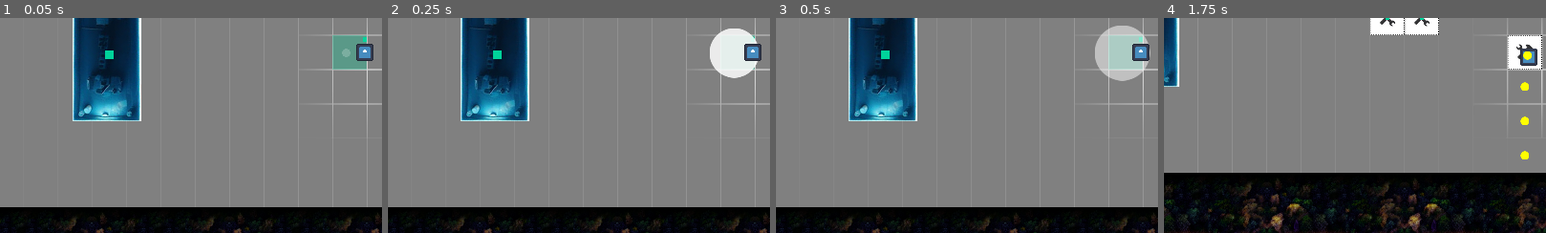
Above: before the commit, frames 1-4 (left to right).
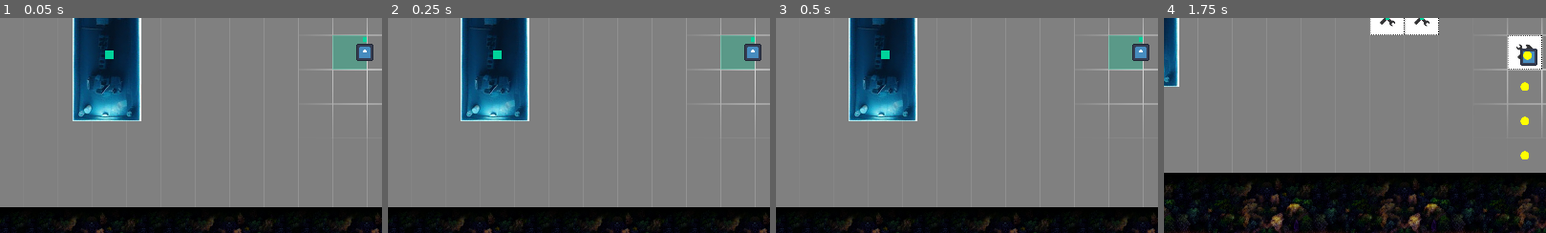
Above: after the commit, the same moments.

Repository: Slushie-Defense/Slushie
Game: Godot game, scene res://Levels/Level1.tscn
The game is run twice, just before and just after one commit, with the same random seed, the same clock (stepped at 60 frames per second) and the same inputs. The engine's default icon, where the game draws it, is replaced by a stand-in: a white triangle on a blue panel in a dark square. Sound files missing from this copy of the repository are replaced by a short silence.
Inputs:
- Up to frame 1 (0.05 s): no input
- Up to frame 2 (0.25 s): no input
- Up to frame 3 (0.5 s): no input
- Up to frame 4 (1.75 s): tap Enter (ui_accept) at 0.5, 0.77, 1.52 s; hold Right (ui_right) 0.53-1.28 s; hold Down (ui_down) from 1.28 s (still down)
The pictures show only the part of the screen within x 2-52%, y 42-92%; the shares and areas given below are measured in that part.

The runs differ from the first frame. In frame 1, less than 0.1% of the frame differs, in the area x 89-92%, y 14-19%; in frame 2, 2.1%; in frame 3, 2.6%, in the area x 83-98%, y 3-30%; in frame 4, nothing differs.

Commit message:
Projectile

Diff:
--- /dev/null
+++ b/Entities/Weapons/Projectile/Projectile.gd
@@ -0,0 +1,16 @@
+extends Node2D
+
+var target_position : Vector2 = Vector2(1280, 720)
+var speed : float = 200  # Adjust the speed as needed
+
+func _process(delta: float):
+	# Calculate the direction vector from the current position to the target position
+	var direction = (target_position - position).normalized()
+
+	# Move the projectile in the calculated direction with a constant speed
+	position += direction * speed * delta
+
+	# Check if the projectile has reached the target
+	if position.distance_to(target_position) < speed * delta:
+		# The projectile has reached the target, so you can handle that here
+		queue_free()  # Destroy the projectile, for example
--- /dev/null
+++ b/Entities/Weapons/Projectile/Projectile.tscn
@@ -0,0 +1,11 @@
+[gd_scene load_steps=3 format=3 uid="uid://l17w6lgp7i77"]
+
+[ext_resource type="Texture2D" uid="uid://dpt0tifft75jw" path="res://Sprites/Circles/32x32WhiteCircle.png" id="1_8cn71"]
+[ext_resource type="Script" path="res://Entities/Weapons/Projectile/Projectile.gd" id="1_14ww3"]
+
+[node name="Node2D" type="Node2D"]
+script = ExtResource("1_14ww3")
+
+[node name="Sprite2D" type="Sprite2D" parent="."]
+self_modulate = Color(0.980392, 0.960784, 0.67451, 0.87451)
+texture = ExtResource("1_8cn71")
--- a/Levels/Level1.tscn
+++ b/Levels/Level1.tscn
@@ -10,7 +10,6 @@
 [ext_resource type="Script" path="res://Entities/Managers/WaveManager/EnemySpawnInfo.gd" id="8_qjyoi"]
 [ext_resource type="Script" path="res://Entities/Managers/WaveManager/Wave.gd" id="9_cbk5y"]
 [ext_resource type="PackedScene" uid="uid://m85u2pije2ka" path="res://Entities/Coin/CoinSpawner.tscn" id="11_cched"]
-[ext_resource type="PackedScene" uid="uid://cvd6ncbpwvyh4" path="res://Entities/Explosion/ExplosionAOE.tscn" id="11_nnng1"]
 
 [sub_resource type="Resource" id="Resource_3kl6t"]
 script = ExtResource("8_qjyoi")
@@ -132,9 +131,6 @@
 offset_right = 4288.0
 offset_bottom = 256.0
 
-[node name="ExplosionAOE" parent="." instance=ExtResource("11_nnng1")]
-position = Vector2(1331, 578)
-
 [node name="CoinSpawner" parent="." instance=ExtResource("11_cched")]
 position = Vector2(1856, 64)
 
Not shown: 1 places in Levels/Level1.tscn that only renumber resources
